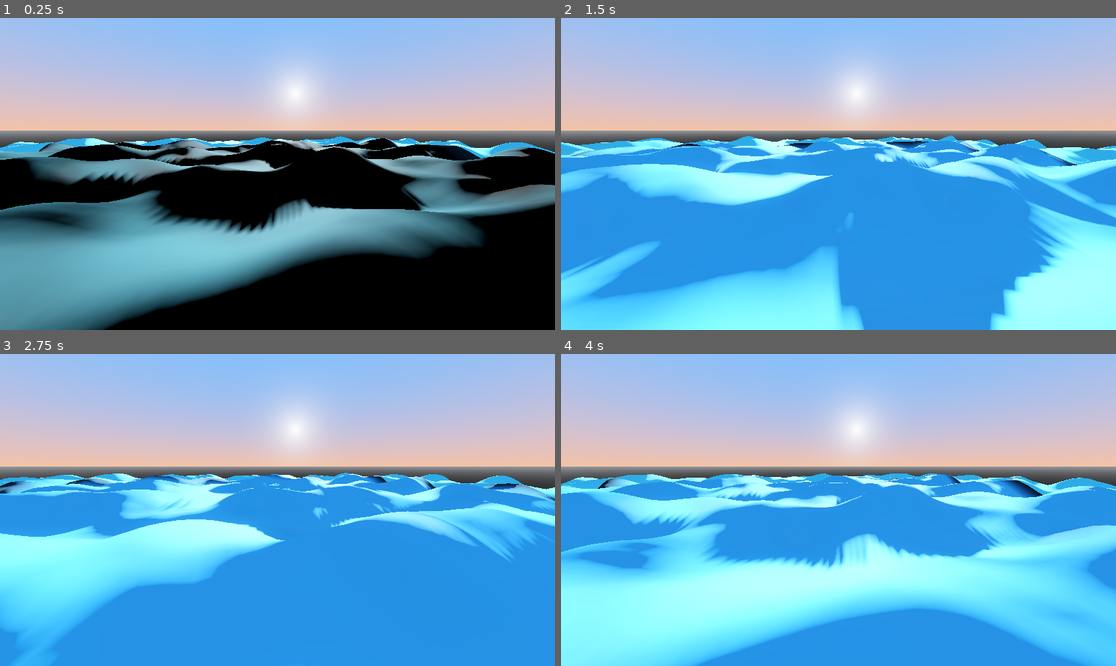
Above: before the commit, frames 1-4 (two rows, left to right).
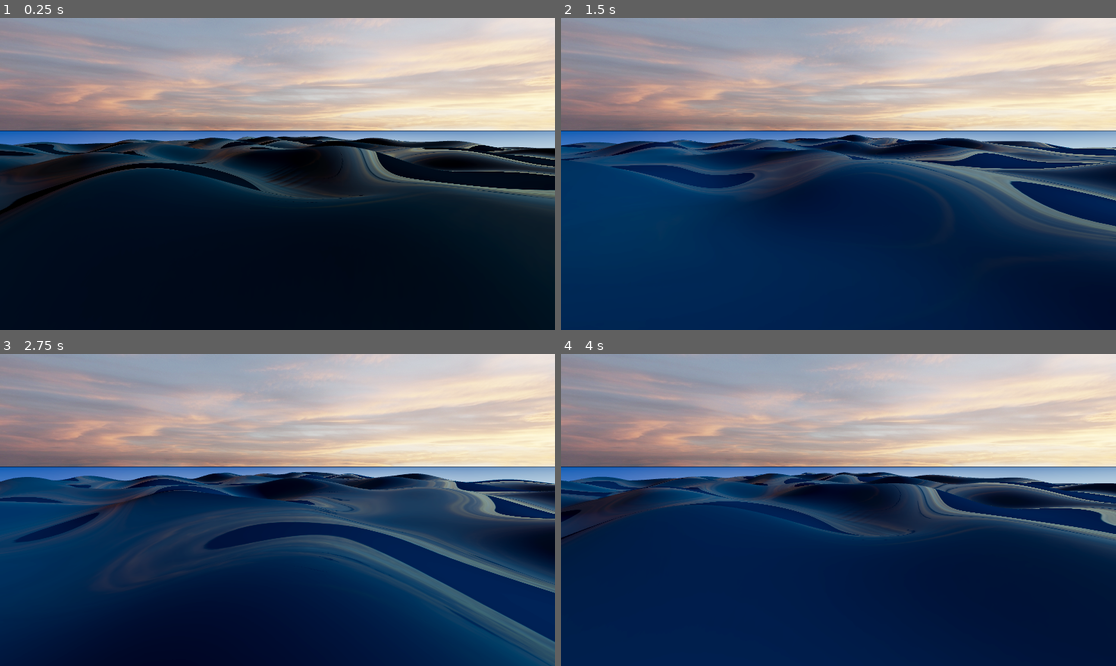
Above: after the commit, the same moments.

Repository: Rammlr/sineOcean
Game: Godot game, scene res://main.tscn
The game is run twice, just before and just after one commit, with the same random seed, the same clock (stepped at 60 frames per second) and the same inputs.
Inputs:
- Up to frame 1 (0.25 s): no input
- Up to frame 2 (1.5 s): no input
- Up to frame 3 (2.75 s): no input
- Up to frame 4 (4 s): no input

The runs differ from the first frame. In frame 1, 88% of the frame differs, in the area x 0-100%, y 0-100%; in frame 2, 99%; in frame 3, 99%; in frame 4, 99%.

Commit message:
add a nice water texture

Diff:
--- a/main.tscn
+++ b/main.tscn
@@ -1,31 +1,32 @@
-[gd_scene load_steps=10 format=3 uid="uid://b5byht40vdiyi"]
+[gd_scene load_steps=13 format=3 uid="uid://b5byht40vdiyi"]
 
+[ext_resource type="Texture2D" uid="uid://b1uhm26mf7kb4" path="res://sky-4k.jpg" id="1_h2yge"]
 [ext_resource type="Shader" uid="uid://dd2fomdwg3j1r" path="res://shaders/handmade_sine_water.gdshader" id="1_ig7tw"]
 [ext_resource type="Shader" uid="uid://whgiibewes4l" path="res://shaders/show_normals.gdshader" id="2_0xm2m"]
 
-[sub_resource type="ProceduralSkyMaterial" id="ProceduralSkyMaterial_ig7tw"]
-sky_top_color = Color(0.352107, 0.611909, 0.995302, 1)
-sky_horizon_color = Color(0.903671, 0.630218, 0.507713, 1)
-ground_bottom_color = Color(0.12549, 0.12549, 0.12549, 1)
-ground_horizon_color = Color(0.457148, 0.467192, 0.483048, 1)
+[sub_resource type="PanoramaSkyMaterial" id="PanoramaSkyMaterial_1bvp3"]
+panorama = ExtResource("1_h2yge")
 
 [sub_resource type="Sky" id="Sky_0xm2m"]
-sky_material = SubResource("ProceduralSkyMaterial_ig7tw")
+sky_material = SubResource("PanoramaSkyMaterial_1bvp3")
 
 [sub_resource type="Environment" id="Environment_h2yge"]
 background_mode = 2
 sky = SubResource("Sky_0xm2m")
-tonemap_mode = 2
+tonemap_mode = 3
 glow_enabled = true
+volumetric_fog_enabled = true
+volumetric_fog_density = 0.01
+volumetric_fog_albedo = Color(1, 0.685, 0.37, 1)
 
 [sub_resource type="ShaderMaterial" id="ShaderMaterial_0xm2m"]
 render_priority = 0
 shader = ExtResource("1_ig7tw")
 shader_parameter/amplitude = 0.2
-shader_parameter/frequency = 1.63
+shader_parameter/frequency = 1.14
 shader_parameter/speed = 1.755
 shader_parameter/amplitude_multiplier = 0.7
-shader_parameter/frequency_multiplier = 1.15
+shader_parameter/frequency_multiplier = 1.085
 shader_parameter/wave_count = 32
 
 [sub_resource type="PlaneMesh" id="PlaneMesh_h2yge"]
@@ -41,26 +42,42 @@
 [sub_resource type="TorusMesh" id="TorusMesh_1bvp3"]
 material = SubResource("ShaderMaterial_h2yge")
 
+[sub_resource type="StandardMaterial3D" id="StandardMaterial3D_h2yge"]
+albedo_color = Color(0, 0.302699, 0.55204, 1)
+metallic_specular = 0.26
+roughness = 0.05
+
+[sub_resource type="PlaneMesh" id="PlaneMesh_1bvp3"]
+material = SubResource("StandardMaterial3D_h2yge")
+size = Vector2(10000, 10000)
+center_offset = Vector3(0, -1, 0)
+
 [node name="Node3D" type="Node3D"]
 
 [node name="WorldEnvironment" type="WorldEnvironment" parent="."]
 environment = SubResource("Environment_h2yge")
 
 [node name="DirectionalLight3D" type="DirectionalLight3D" parent="."]
-transform = Transform3D(0.420682, 0.859594, -0.290044, -0.86256, 0.478048, 0.165713, 0.281101, 0.180468, 0.942557, 0, 1.78414, -0.452582)
+transform = Transform3D(0.420682, 0.859593, -0.290044, -0.802393, 0.501729, 0.323161, 0.423311, 0.0967814, 0.9008, 0, 4.1191, -0.452582)
+light_color = Color(0.999999, 0.93784, 0.802185, 1)
 shadow_enabled = true
 shadow_transmittance_bias = 16.0
 
 [node name="Camera3D" type="Camera3D" parent="."]
-transform = Transform3D(-0.977046, -0.0442915, 0.208375, 0, 0.978148, 0.207912, -0.21303, 0.203139, -0.955695, 0.715, 1, -4.238)
+transform = Transform3D(-0.60021, 0.166296, -0.782364, 4.90243e-09, 0.978148, 0.207911, 0.799842, 0.12479, -0.587094, -7.26426, 1, -4.53661)
 
 [node name="Water" type="MeshInstance3D" parent="."]
 mesh = SubResource("PlaneMesh_h2yge")
 
 [node name="ReflectionProbe" type="ReflectionProbe" parent="."]
-transform = Transform3D(1, 0, 0, 0, 1, 0, 0, 0, 1, 0, 2.55957, 0)
+transform = Transform3D(1, 0, 0, 0, 1, 0, 0, 0, 1, 0.738281, -3.67212, -5.58496)
+intensity = 0.55
+size = Vector3(46.0625, 32.4634, 54.832)
 
 [node name="NormalTester" type="MeshInstance3D" parent="."]
 transform = Transform3D(2.615, 0, 0, 0, 2.615, 0, 0, 0, 2.615, 0, 2.1318, 0)
 visible = false
 mesh = SubResource("TorusMesh_1bvp3")
+
+[node name="WaterBase" type="MeshInstance3D" parent="."]
+mesh = SubResource("PlaneMesh_1bvp3")
--- a/project.godot
+++ b/project.godot
@@ -21,3 +21,7 @@
 lights_and_shadows/directional_shadow/soft_shadow_filter_quality.mobile=5
 lights_and_shadows/positional_shadow/soft_shadow_filter_quality=5
 lights_and_shadows/positional_shadow/soft_shadow_filter_quality.mobile=5
+anti_aliasing/quality/msaa_2d=2
+anti_aliasing/quality/msaa_3d=2
+anti_aliasing/quality/screen_space_aa=1
+anti_aliasing/quality/use_taa=true
--- a/shaders/handmade_sine_water.gdshader
+++ b/shaders/handmade_sine_water.gdshader
@@ -1,4 +1,6 @@
 shader_type spatial;
+//render_mode wireframe;
+
 
 uniform float amplitude = .5;
 uniform float frequency = 1.;
@@ -61,8 +63,11 @@
 }
 
 void fragment() {
-	ALBEDO = vec3(90,188,216) / 255.;
-	//ALBEDO = NORMAL;
+	//ALBEDO = vec3(90,188,216) / 255.;
+	ALBEDO = vec3(0.0, 0.18, 0.3);
+	ROUGHNESS = .05;
+	METALLIC = 0.0;
+	SPECULAR = .255;
 }
 
 //void light() {
Binary file added: sky-4k.jpg
Not shown, added: sky-4k.jpg.import
Not shown, changed: exports/web/index.html
Not shown, changed: exports/web/index.pck
